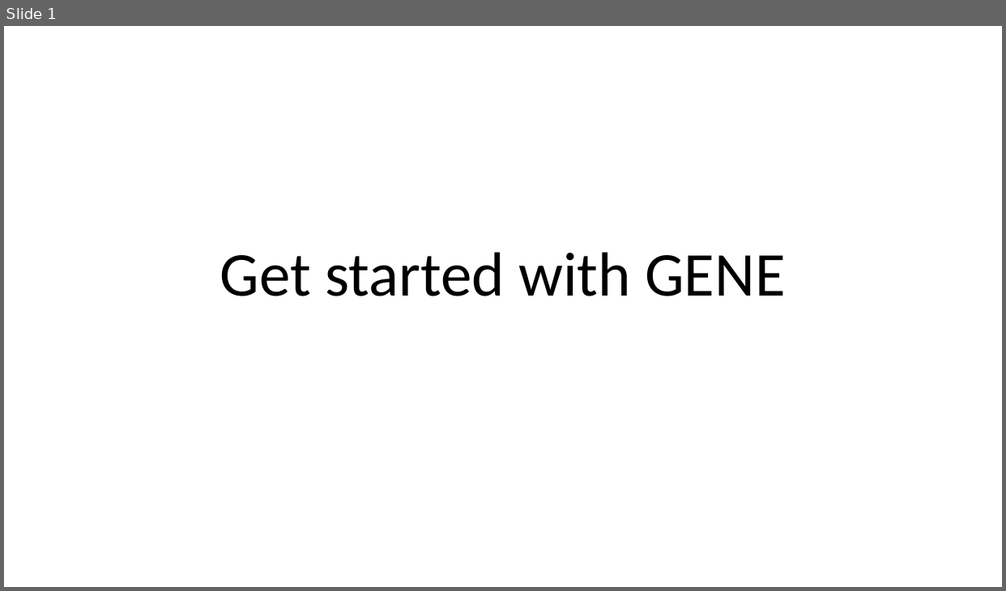
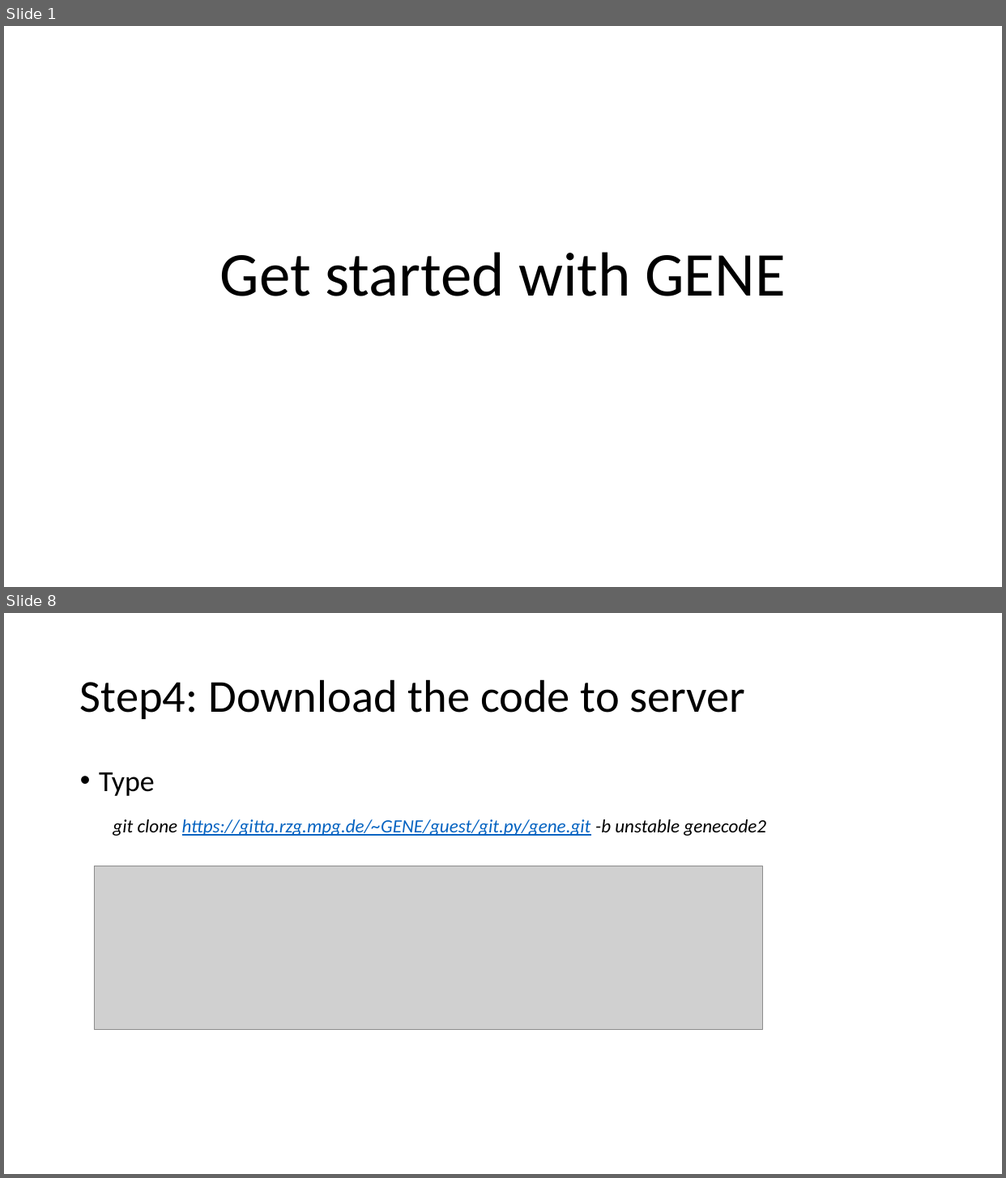
Before and after one commit to maxtcurie/Physics_Helper, a slide deck: Intro_to_GENE/0_Getting_started_with_GENE.pptx. Shown one above the other, each under a label of ours: slide 1 before the commit, slides 1 and 8 after it; the slides between them are not shown. The pictures are 1006x591 and 1006x1178 pixels, drawn with LibreOffice and Linux fonts; fonts in the diff are those of the drawing; grey boxes stand for pictures. Boxes give left, top, right and bottom in pixels: in the first picture for what was removed or moved away, otherwise in the second. Text is boxed around its words. In the diff, an @@ line names an element or a change of style, - is before the commit and + after.

```diff
--- a/Intro_to_GENE/0_Getting_started_with_GENE.pptx
+++ b/Intro_to_GENE/0_Getting_started_with_GENE.pptx
@@ slide 8 added at (4,613,1002,1174), background #FFFFFF @@
@@ title added at (80,679,746,719), 44 pt, text #000000 @@
+Step4: Download the code to server
@@ text added at (99,773,766,836), 18 pt, text #0563C1, italic, underline @@
+• Type
+git clone https://gitta.rzg.mpg.de/~GENE/guest/git.py/gene.git -b unstable genecode2
@@ picture added at (94,866,762,1030) @@
```
Also in this commit, not shown: 1 slide changed, 6 other slides added, 2 other files.
